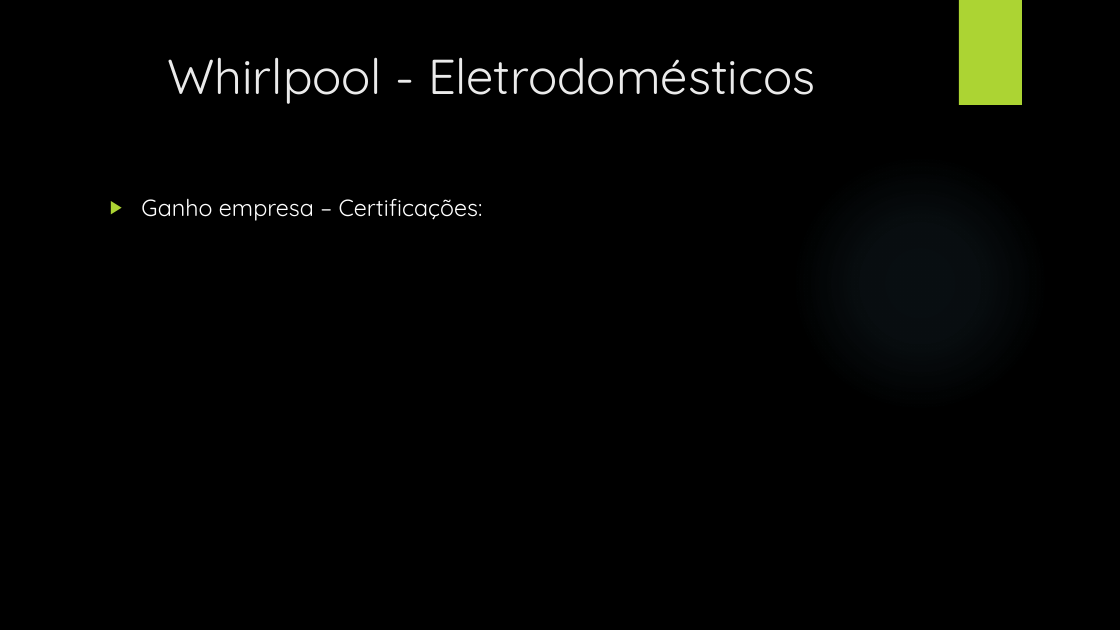
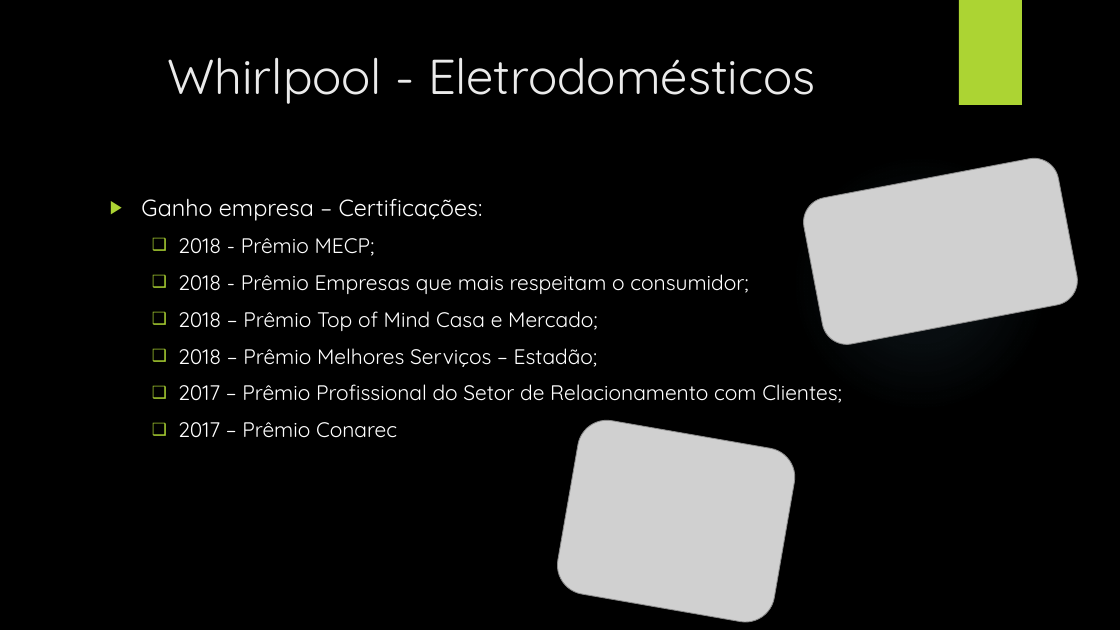
Before and after one commit to VieiraMidas/AulasEC, a slide deck: slide 9 of Ações Beneficentes de Empresas.pptx. Drawn at 1120x630 pixels with LibreOffice and Linux fonts; fonts in the diff are those of the drawing; grey boxes stand for pictures; background and template pictures are left out. Boxes give left, top, right and bottom in pixels: in the first picture for what was removed or moved away, otherwise in the second. Text is boxed around its words. In the diff, an @@ line names an element or a change of style, - is before the commit and + after.

```diff
--- a/Ações Beneficentes de Empresas.pptx
+++ b/Ações Beneficentes de Empresas.pptx
@@ picture added at (799, 155, 1081, 349) @@
@@ text at (178, 238, 842, 438): paragraphs added @@
+  ❑ 2018 - Prêmio MECP;
+  ❑ 2018 - Prêmio Empresas que mais respeitam o consumidor;
+  ❑ 2018 – Prêmio Top of Mind Casa e Mercado;
+  ❑ 2018 – Prêmio Melhores Serviços – Estadão;
+  ❑ 2017 – Prêmio Profissional do Setor de Relacionamento com Clientes;
+  ❑ 2017 – Prêmio Conarec
@@ picture added at (553, 416, 799, 627) @@
```
Also in this commit, not shown: 5 other slides changed.
